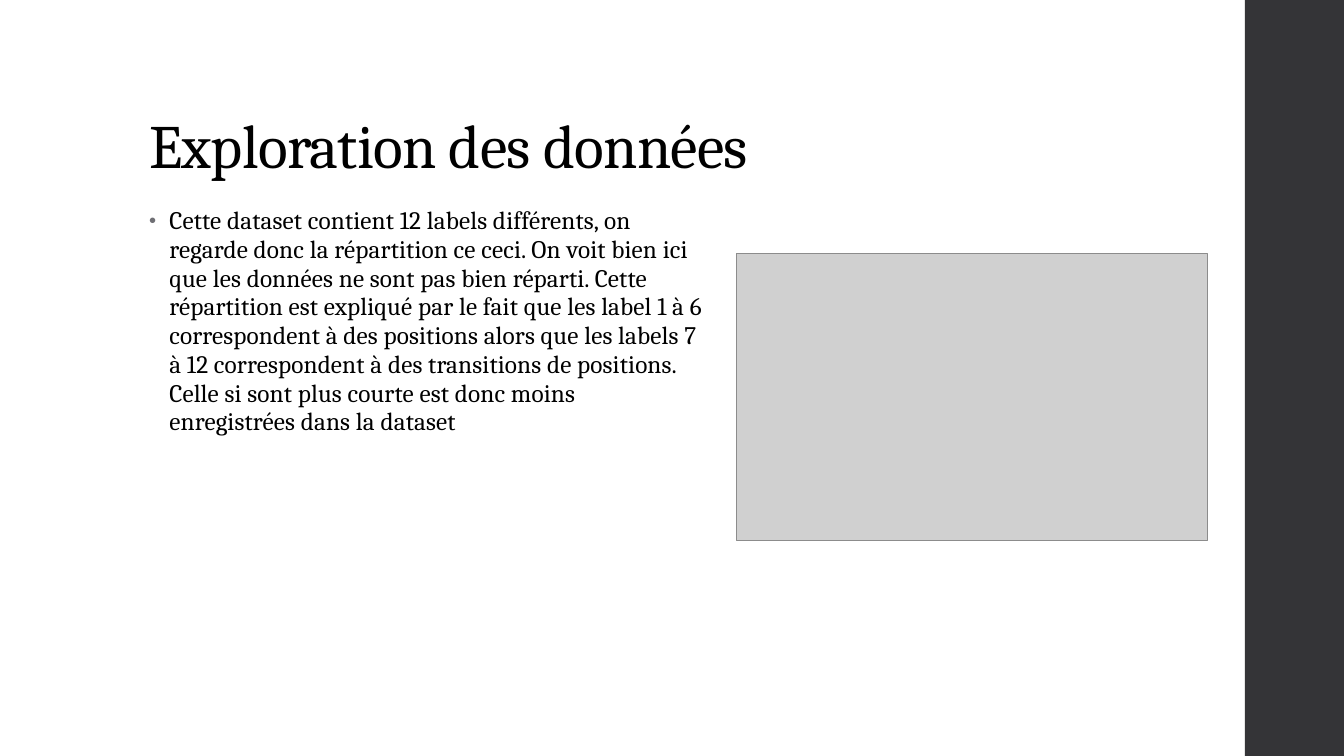
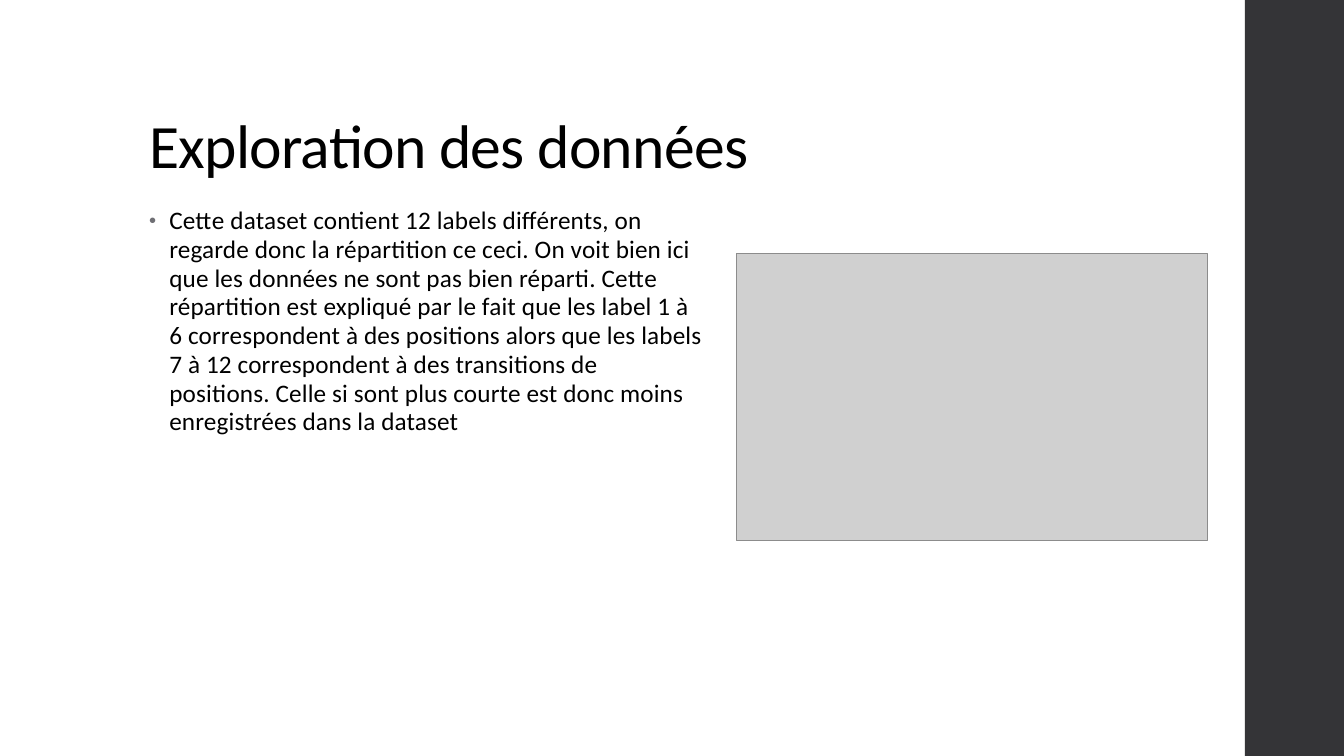
Before and after one commit to buissonvalentin/Projet-python-for-datascience, a slide deck: slide 4 of rapport.pptx. Drawn at 1344x756 pixels with LibreOffice and Linux fonts; fonts in the diff are those of the drawing; grey boxes stand for pictures. Boxes give left, top, right and bottom in pixels: in the first picture for what was removed or moved away, otherwise in the second. Text is boxed around its words. In the diff, an @@ line names an element or a change of style, - is before the commit and + after.

```diff
--- a/rapport.pptx
+++ b/rapport.pptx
@@ title "Exploration des données" at <box>149,125,749,178</box>: font Cambria to Calibri @@
@@ text "Cette dataset contient 12 labels ..." at <box>169,211,701,435</box>: font Cambria to Calibri @@
```
Also in this commit, not shown: 12 other slides changed.
